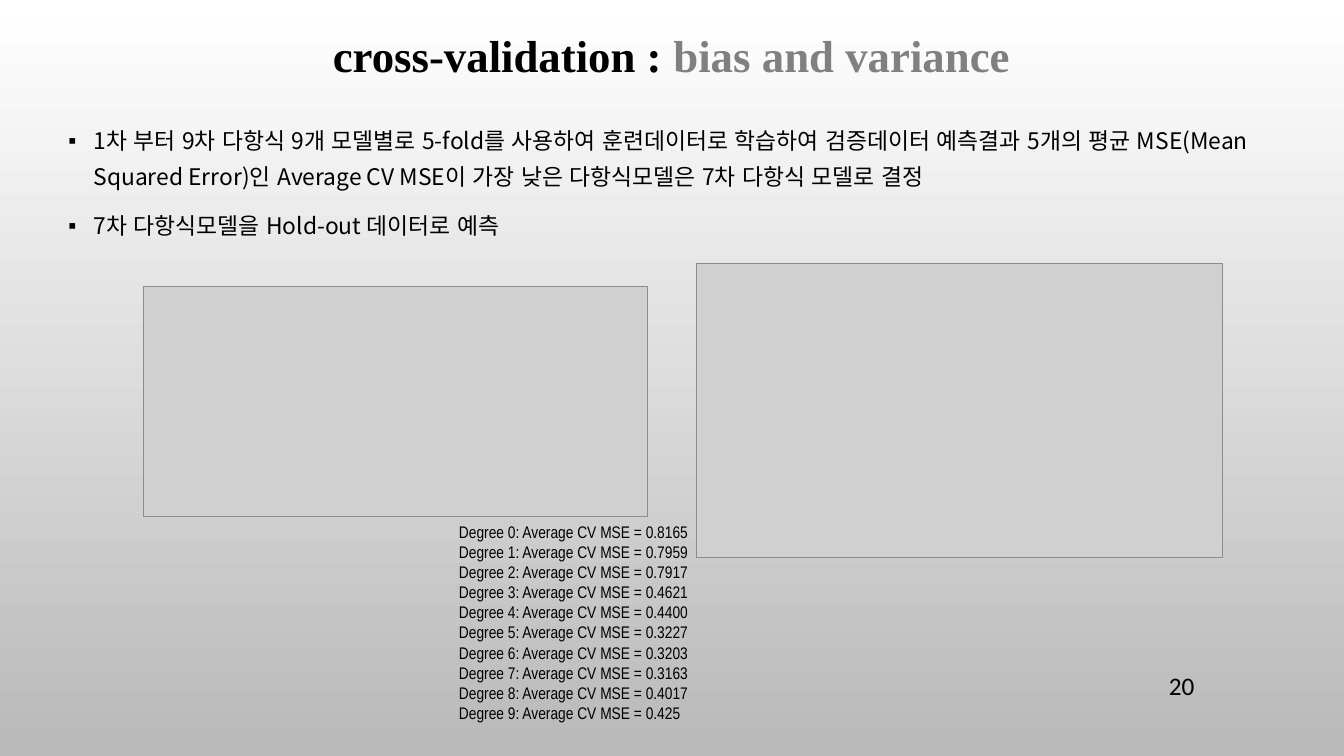
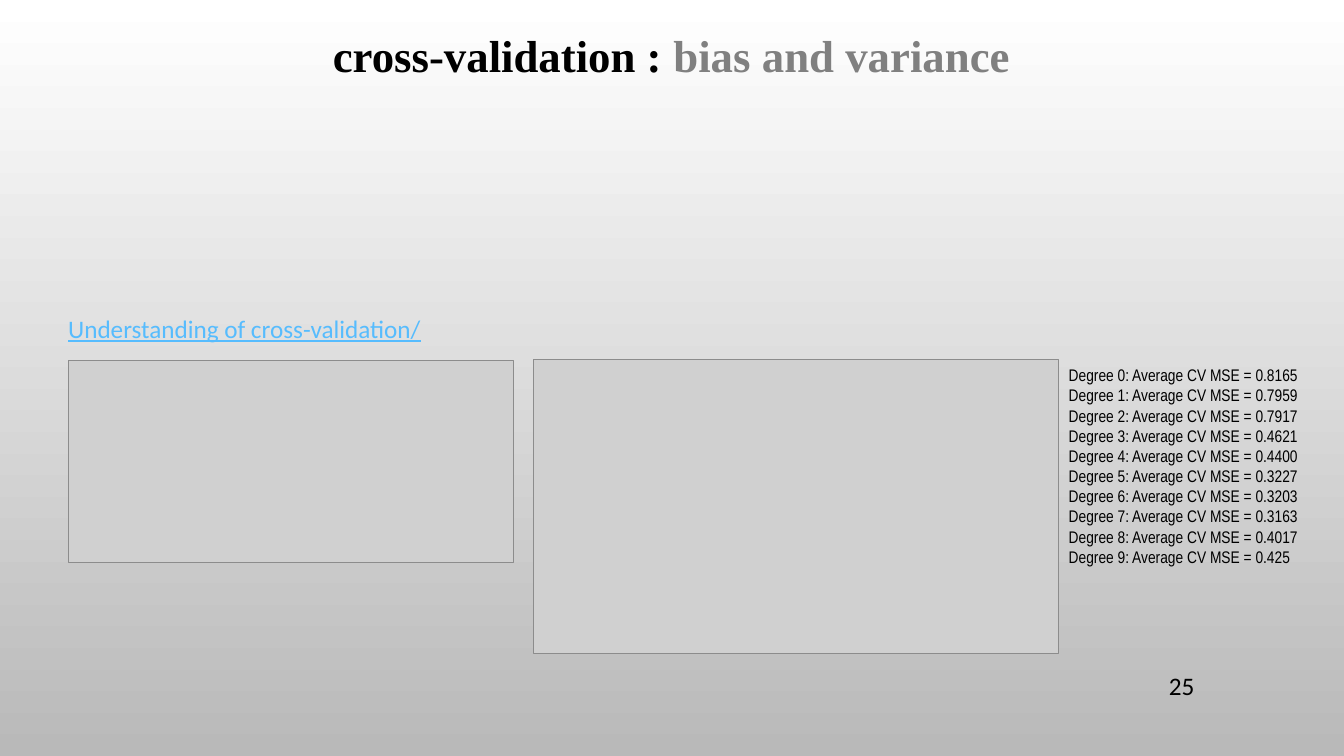
Before and after one commit to ancestor9/mathematics-for-machine-learning, a slide deck: slide 25 of 7_Applications of mathematics.pptx (slide 20 before the commit). Drawn at 1344x756 pixels with LibreOffice and Linux fonts; fonts in the diff are those of the drawing; grey boxes stand for pictures; background and template pictures are left out. Boxes give left, top, right and bottom in pixels: in the first picture for what was removed or moved away, otherwise in the second. Text is boxed around its words. In the diff, an @@ line names an element or a change of style, - is before the commit and + after.

```diff
--- a/7_Applications of mathematics.pptx
+++ b/7_Applications of mathematics.pptx
@@ text removed at <box>94,130,1248,236</box> @@
-▪ 1차 부터 9차 다항식 9개 모델별로 5-fold를 사용하여 훈련데이터로 학습하여 검증데이터 예측결과 5개의 평균 MSE(Mean Squared Error)인 Average CV MSE이 가장 낮은 다항식모델은 7차 다항식 모델로 결정
-▪ 7차 다항식모델을 Hold-out 데이터로 예측
@@ text added at <box>68,320,420,343</box>, 18 pt, text #56BCFE, underline @@
+Understanding of cross-validation/
@@ picture: place and size @@
-picture at <box>143,287,647,517</box>
+picture at <box>69,361,513,564</box>
@@ picture: place and size @@
-picture at <box>697,264,1222,559</box>
+picture at <box>533,360,1059,654</box>
@@ text "Degree 0: Average CV MSE ...": place and size @@
-text "Degree 0: Average CV MSE ..." at <box>459,526,688,723</box>
+text "Degree 0: Average CV MSE ..." at <box>1069,369,1298,567</box>
@@ page number at <box>1169,678,1195,695</box>: text changed @@
-20
+25
```
Also in this commit, not shown: 7 other slides changed, 11 slides added, 2 slides removed.
